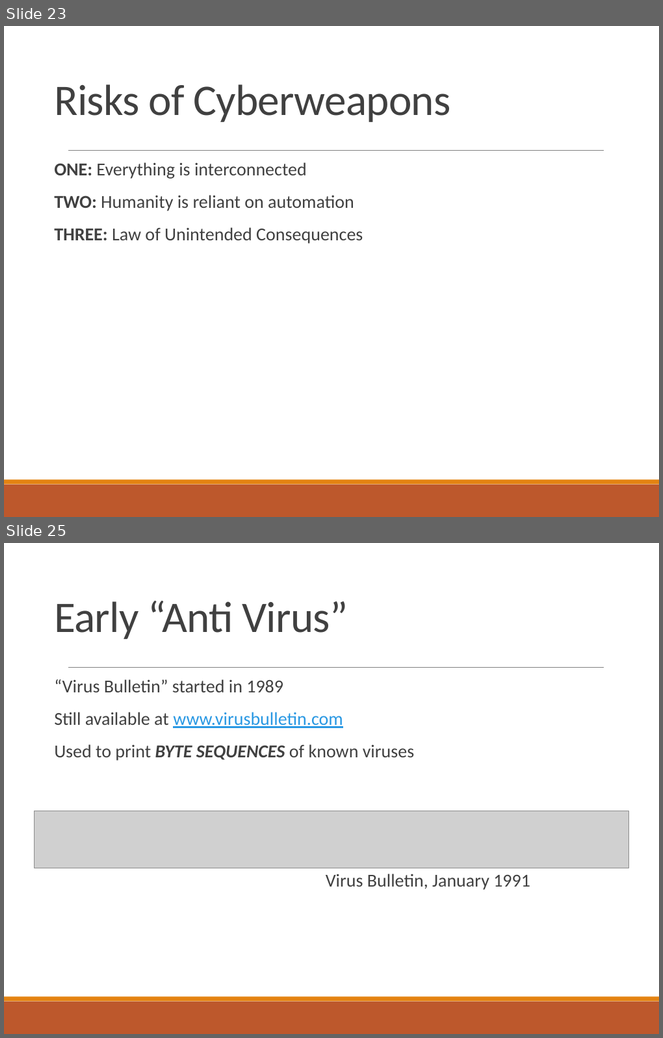
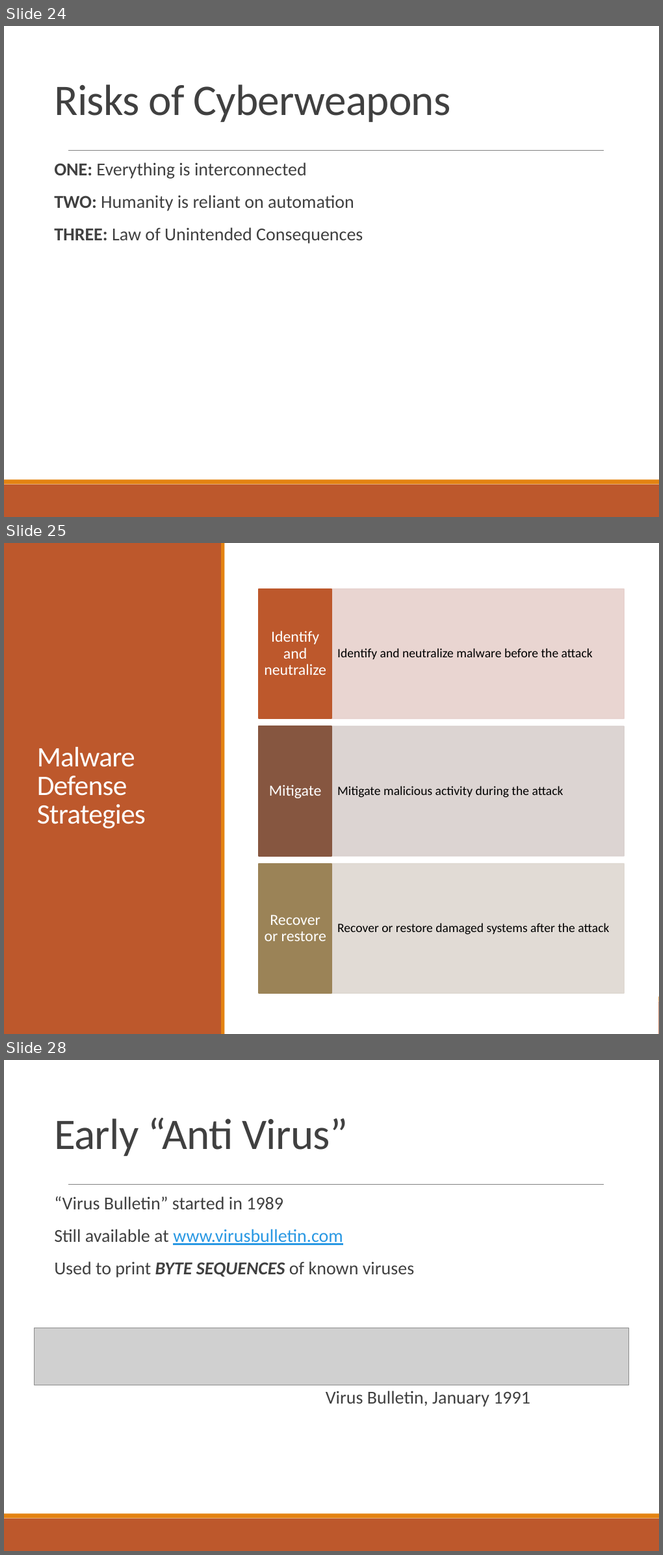
Before and after one commit to CrimsonVista/UTAustin-Courses, a slide deck: 2020fa_cs361s/lectures/20201026_malicious_software.pptx. Shown one above the other, each under a label of ours: slides 23 and 25 before the commit, slides 24, 25 and 28 after it; the slides between them are not shown. The pictures are 663x1038 and 663x1555 pixels, drawn with LibreOffice and Linux fonts; fonts in the diff are those of the drawing; grey boxes stand for pictures. Boxes give left, top, right and bottom in pixels: in the first picture for what was removed or moved away, otherwise in the second. Text is boxed around its words. In the diff, an @@ line names an element or a change of style, - is before the commit and + after.

Commit message:
Update malicious code lecture

```diff
--- a/2020fa_cs361s/lectures/20201026_malicious_software.pptx
+++ b/2020fa_cs361s/lectures/20201026_malicious_software.pptx
@@ slide 25 added at <box>4,543,659,1034</box>, background #FFFFFF; not listed: 2 template elements that a slide beside it also shows @@
@@ rectangle added at <box>4,543,659,1034</box>, fill #FFFFFF @@
@@ rectangle added at <box>4,543,222,1034</box>, fill #BD582C @@
@@ rectangle added at <box>221,543,224,1034</box>, fill #E48312 @@
@@ title added at <box>37,747,146,829</box>, 31 pt, text #FFFFFF @@
+Malware Defense Strategies
@@ group added at <box>259,589,624,994</box>: 6 rectangles, 6 texts @@
+Identify and neutralize malware before the attack
+Identify and neutralize
+Mitigate malicious activity during the attack
+Mitigate
+Recover or restore damaged systems after the attack
+Recover or restore
@@ what was slide 23 is now slide 24 @@
@@ what was slide 25 is now slide 28 @@
```
Also in this commit, not shown: 4 slides changed, 17 other slides added, 1 slide removed, 1 other file.
